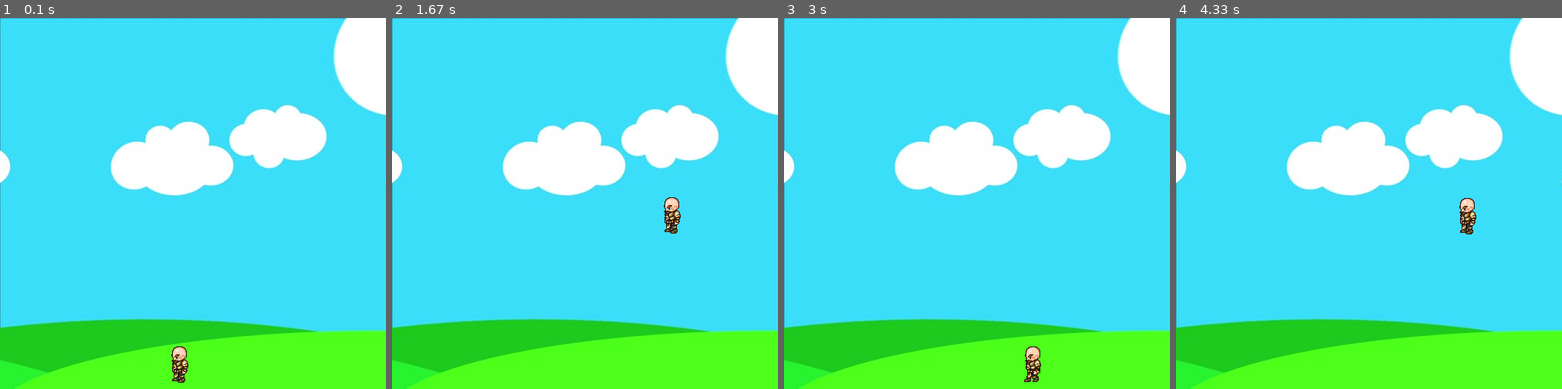
Above: before the commit, frames 1-4 (left to right).
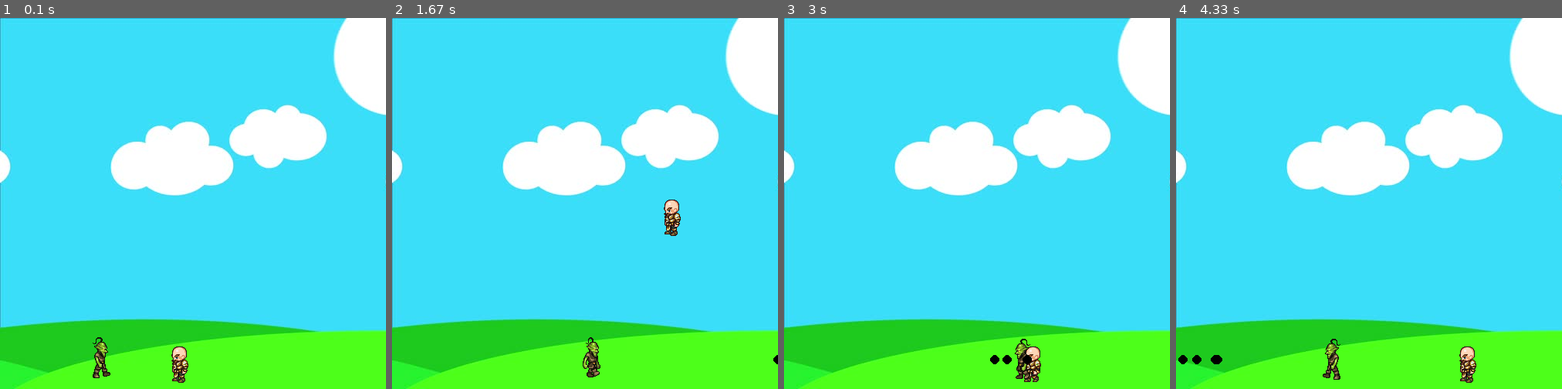
Above: after the commit, the same moments.

Repository: Martinkolevbg/PyGame
Game: pygame game, started from game/game.py
Same seed, same stepped clock (60 frames per second), same inputs: the game is played once before the commit and once after it. The source is Python 2; it was converted automatically to run under Python 3.
Inputs:
- Up to frame 1 (0.1 s): no input
- Up to frame 2 (1.67 s): hold Space 0.33-0.8 s; hold Right 0.33-0.8 s; hold Right 0.83-1.3 s; tap Space at 0.9, 1.2, 1.4 s; hold Up 1.33-1.63 s
- Up to frame 3 (3 s): hold Right 1.67-2.13 s; tap Space at 1.73, 2.03, 2.23, 2.53, 2.8 s; hold Left 2.17-2.7 s; hold Left from 2.73 s (still down)
- Up to frame 4 (4.33 s): tap Space at 3.1, 3.23, 3.63, 3.93, 4.3 s; release Left at 3.13 s; hold Up 3.17-3.53 s; hold Right 3.57-4.2 s; hold Left from 4.23 s (still down)

The runs differ from the first frame. In frame 1, 0.3% of the frame differs, in the area x 24-29%, y 86-98%; in frame 2, 0.6%; in frame 3, 0.4%; in frame 4, 1.1%, in the area x 0-78%, y 48-99%.

Commit message:
Added class enemy and enemy animations

Diff:
--- a/game/game.py
+++ b/game/game.py
@@ -1,8 +1,6 @@
 import pygame
 import os
 pygame.init()
-print "hi"
-
 win = pygame.display.set_mode((500, 480))
 pygame.display.set_caption("First Game")
 
@@ -73,28 +71,119 @@
         self.radius = radius
         self.color = color
         self.facing = facing
+        self.vel = 8 * facing
 
     def draw(self, win):
         pygame.draw.circle(win, self.color, (self.x, self.y), self.radius)
+
+
+class enemy(object):
+    walkRight = [
+        pygame.image.load('game/images/R1E.png'),
+        pygame.image.load('game/images/R2E.png'),
+        pygame.image.load('game/images/R3E.png'),
+        pygame.image.load('game/images/R4E.png'),
+        pygame.image.load('game/images/R5E.png'),
+        pygame.image.load('game/images/R6E.png'),
+        pygame.image.load('game/images/R7E.png'),
+        pygame.image.load('game/images/R8E.png'),
+        pygame.image.load('game/images/R9E.png'),
+        pygame.image.load('game/images/R10E.png'),
+        pygame.image.load('game/images/R11E.png')
+    ]
+    walkLeft = [
+        pygame.image.load('game/images/L1E.png'),
+        pygame.image.load('game/images/L2E.png'),
+        pygame.image.load('game/images/L3E.png'),
+        pygame.image.load('game/images/L4E.png'),
+        pygame.image.load('game/images/L5E.png'),
+        pygame.image.load('game/images/L6E.png'),
+        pygame.image.load('game/images/L7E.png'),
+        pygame.image.load('game/images/L8E.png'),
+        pygame.image.load('game/images/L9E.png'),
+        pygame.image.load('game/images/L10E.png'),
+        pygame.image.load('game/images/L11E.png')
+    ]
+
+    def __init__(self, x, y, width, height, end):
+        self.x = x
+        self.y = y
+        self.width = width
+        self.height = height
+        self.path = [x, end]
+        self.walkCount = 0
+        self.vel = 3
+
+    def draw(self, win):
+        self.move()
+        if self.walkCount + 1 >= 33:
+            self.walkCount = 0
+
+        if self.vel > 0:
+            win.blit(self.walkRight[self.walkCount // 3], (self.x, self.y))
+            self.walkCount += 1
+        else:
+            win.blit(self.walkLeft[self.walkCount // 3], (self.x, self.y))
+            self.walkCount += 1
+
+    def move(self):
+        if self.vel > 0:
+            if self.x < self.path[1] + self.vel:
+                self.x += self.vel
+            else:
+                self.vel = self.vel * -1
+                self.x += self.vel
+                self.walkCount = 0
+        else:
+            if self.x > self.path[0] - self.vel:
+                self.x += self.vel
+            else:
+                self.vel = self.vel * -1
+                self.x += self.vel
+                self.walkCount = 0
 
 
 def redrawGameWindow():
     win.blit(bg, (0, 0))
     man.draw(win)
+    goblin.draw(win)
+    for bullet in bullets:
+        bullet.draw(win)
 
     pygame.display.update()
 
 
 #mainloop
 man = player(200, 410, 64, 64)
+goblin = enemy(100, 410, 64, 64, 300)
+bullets = []
 run = True
 while run:
     clock.tick(27)
+
     for event in pygame.event.get():
         if event.type == pygame.QUIT:
             run = False
 
+    for bullet in bullets:
+        if bullet.x < 500 and bullet.x > 0:
+            bullet.x += bullet.vel
+        else:
+            bullets.pop(bullets.index(bullet))
+
     keys = pygame.key.get_pressed()
+
+    if keys[pygame.K_SPACE]:
+        if man.left:
+            facing = -1
+        else:
+            facing = 1
+
+        if len(bullets) < 5:
+            bullets.append(
+                projectile(
+                    round(man.x + man.width // 2),
+                    round(man.y + man.height // 2), 6, (0, 0, 0), facing))
 
     if keys[pygame.K_LEFT] and man.x > man.vel:
         man.x -= man.vel
@@ -108,12 +197,10 @@
         man.standing = False
     else:
         man.standing = True
-        man.right = False
-        man.left = False
         man.walkCount = 0
 
     if not (man.isJump):
-        if keys[pygame.K_SPACE]:
+        if keys[pygame.K_UP]:
             man.isJump = True
             man.right = False
             man.left = False
